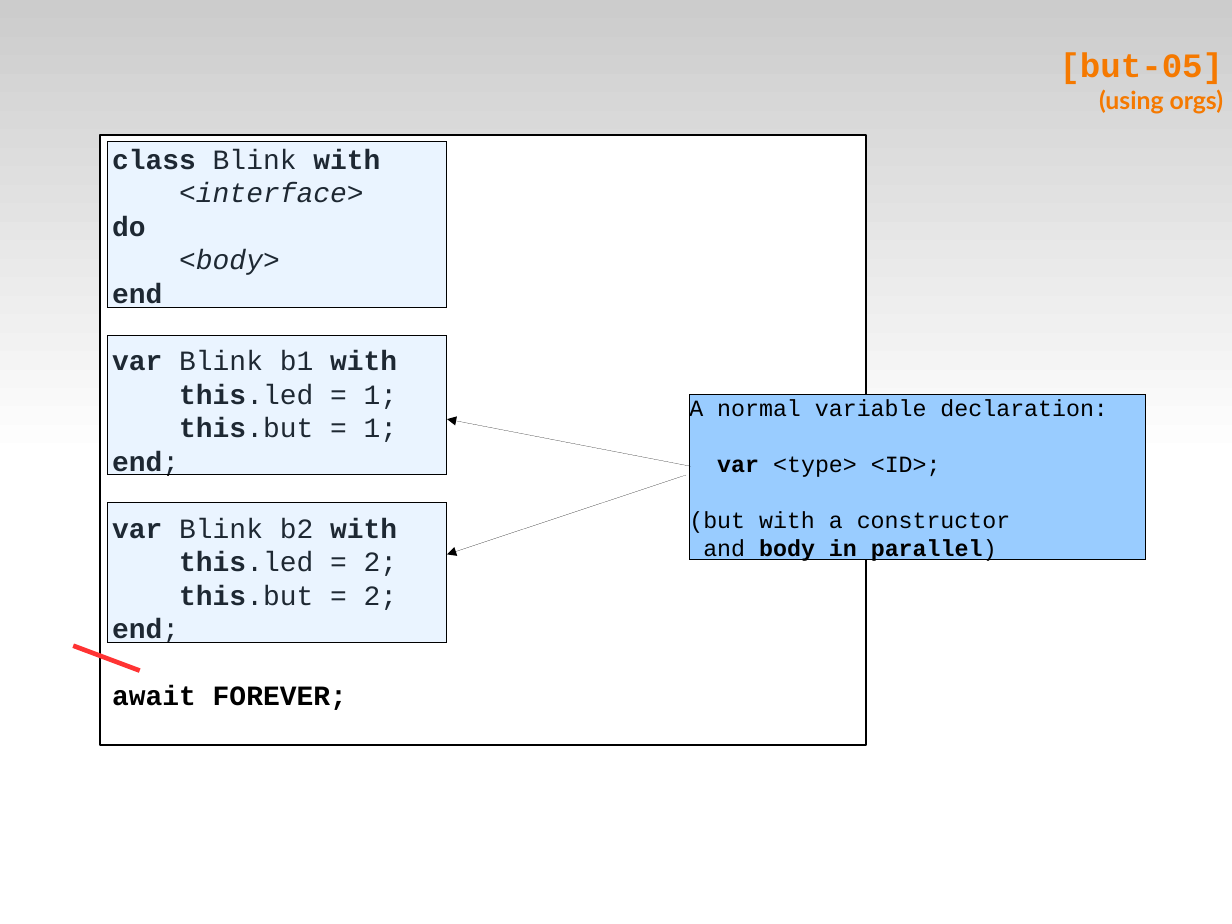
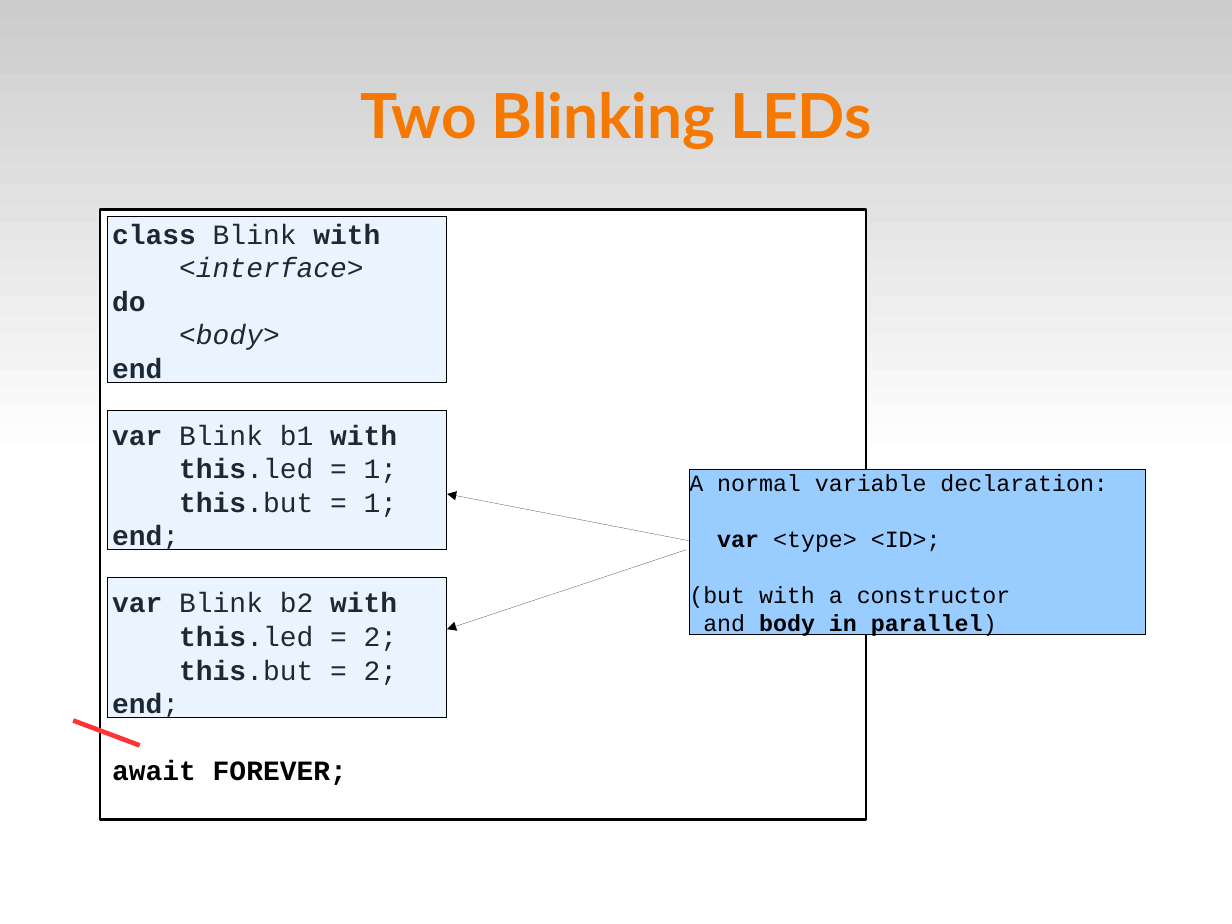
Before and after one commit to fsantanna-no/ceu-docs, a slide deck: slide 7 of ceu_mod.odp (slide 8 before the commit). Drawn at 1232x924 pixels with LibreOffice and Linux fonts; fonts in the diff are those of the drawing. Boxes give left, top, right and bottom in pixels: in the first picture for what was removed or moved away, otherwise in the second. Text is boxed around its words. In the diff, an @@ line names an element or a change of style, - is before the commit and + after.

```diff
--- a/ceu_mod.odp
+++ b/ceu_mod.odp
@@ title removed at <box>1060,52,1224,114</box> @@
-[but-05]
-(using orgs)
@@ title added at <box>360,92,872,149</box>, 40 pt, text #F57900, bold @@
+Two Blinking LEDs
@@ 5 rectangles, 1 line: place and size @@
-5 rectangles, 1 line at <box>74,135,1146,746</box>
+5 rectangles, 1 line at <box>74,210,1146,821</box>
@@ arrow moved from (686, 475) - (447, 555) to (691, 541) - (447, 494) @@
@@ arrow moved from (691, 466) - (447, 419) to (686, 550) - (447, 629) @@
```
Also in this commit, not shown: 12 other slides changed, 4 slides added, 15 slides removed.
